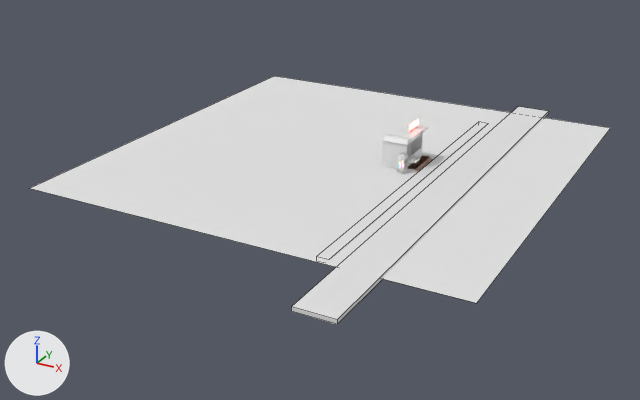
A saved change to the Blender file Resturant.blend.
Before and after are seen from a 50 mm lens placed at (169.0, -404.0, 171.0), pointed at (-36.0, -30.0, -16.0). Every picture has the same lights, and +X, +Y and +Z are marked at lower left. Mesh edges are drawn as thin lines on the coarser meshes.
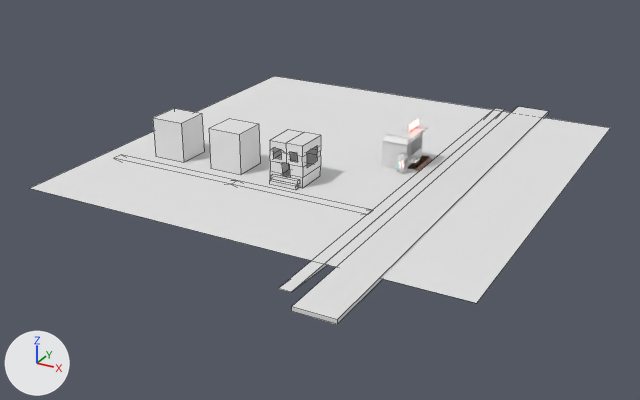
Changed parts and their boxes [x1, y1, x2, y2] in the pictures (640 x 400 px):
'Cube.002', reshaped (31% wider, 32% taller): before [316, 122, 488, 261]; after [278, 108, 504, 292]
'Cube.005', added: after [269, 129, 321, 190]
'Cube.008', added: after [209, 119, 260, 175]
'Cube.009', added: after [153, 108, 204, 162]

The edits, one by one:
Material 'WinsdowHouaw' (mat_winsdowhouaw) is new.
Its base color is (0.8, 0.8, 0.8) (white #e7e7e7).
me_cube_003 has 8 vertices, 6 faces and spans x -3.81..1.05, y -1.34..1.11, z -1.42..0.58.
me_cube_003 is used by ob_cube_002; location (14.1, -6.9, 0.1); scale (1.2, 81.6, 1.0).
Part 1, on me_cube_003:
Vertex 0 of me_cube_003 moves from (1.05, 1.11, 0.58) at pixel (488, 123) to (1.05, 1.48, 0.58) at pixel (504, 109).
Vertex 2 of me_cube_003 moves from (1.05, -1.34, 0.58) at pixel (328, 259) to (1.05, -1.71, 0.58) at pixel (291, 292).
Vertex 4 of me_cube_003 moves from (-3.81, 1.11, 0.58) at pixel (478, 121) to (-3.81, 1.48, 0.58) at pixel (495, 108).
Vertex 6 of me_cube_003 moves from (-3.81, -1.34, 0.58) at pixel (316, 256) to (-3.81, -1.71, 0.58) at pixel (278, 288).
Mesh me_cube_011 is new.
It is a box spanning x -1.0..1.0, y -1.0..1.0, z -1.0..1.0.
Mesh me_cube_007 is new.
It has 92 vertices, 51 faces and spans x -1.0..1.0, y -1.53..1.0, z -1.0..1.0.
It uses material mat_winsdowhouaw (its picture is missing).
Object 'Cube.009' (ob_cube_009) is new; it shows me_cube_011.
Its location is (-114.3, -44.8, 11.2).
Its scale is (9.31, 9.12, -10.9).
Object 'Cube.008' (ob_cube_008) is new; it shows a copy of me_cube_011.
Its location is (-78.2, -44.8, 11.2).
Its scale is (9.31, 9.12, -10.9).
Object 'Cube.005' (ob_cube_005) is new; it shows me_cube_007.
Its location is (-41.9, -44.8, 11.2).
Its scale is (9.31, 9.12, -10.9).
